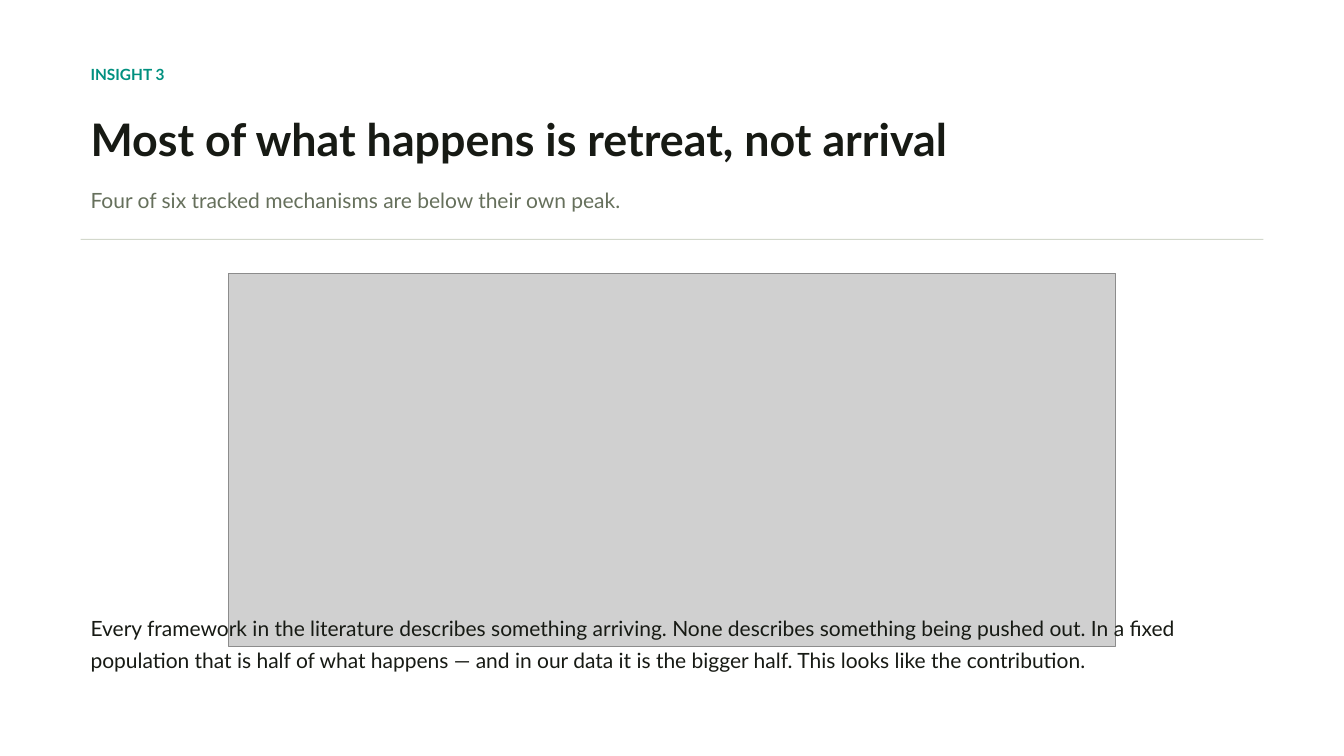
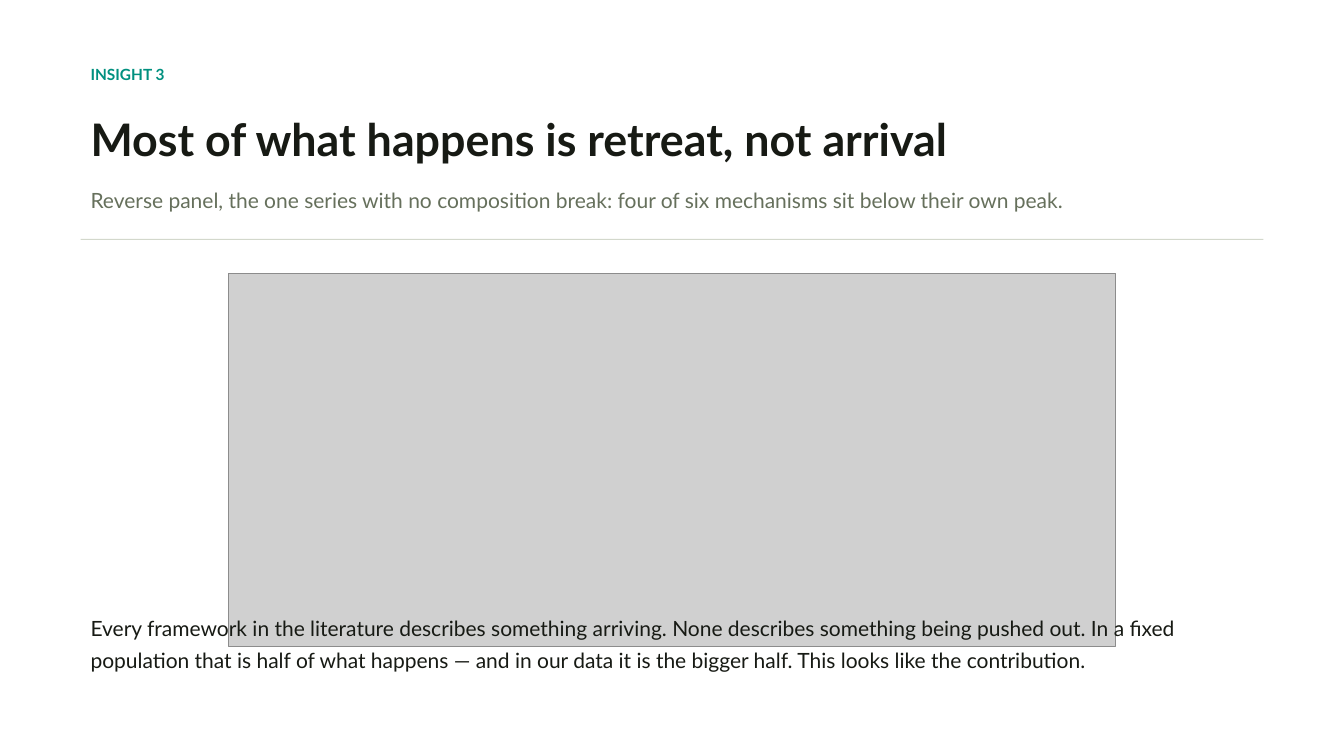
Before and after one commit to j776w781/rfc_adoption, a slide deck: slide 12 of out/analysis/dnssec_framework.pptx. Drawn at 1344x756 pixels with LibreOffice and Linux fonts; fonts in the diff are those of the drawing; grey boxes stand for pictures. Boxes give left, top, right and bottom in pixels: in the first picture for what was removed or moved away, otherwise in the second. Text is boxed around its words. In the diff, an @@ line names an element or a change of style, - is before the commit and + after.

```diff
--- a/out/analysis/dnssec_framework.pptx
+++ b/out/analysis/dnssec_framework.pptx
@@ text at box(91, 192, 1063, 212): text changed @@
-Four of six tracked mechanisms are below their own peak.
+Reverse panel, the one series with no composition break: four of six mechanisms sit below their own peak.
```
Also in this commit, not shown: 6 other slides changed, 2 other files.
